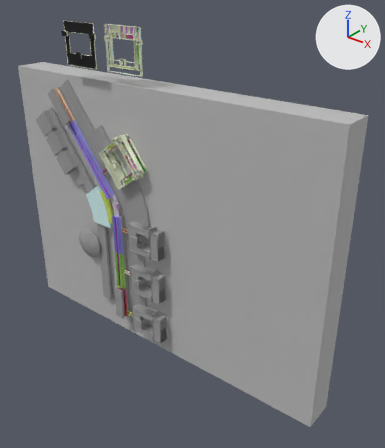
The OBJ model data/mirea_hd.obj as it was, and as the next commit left it.
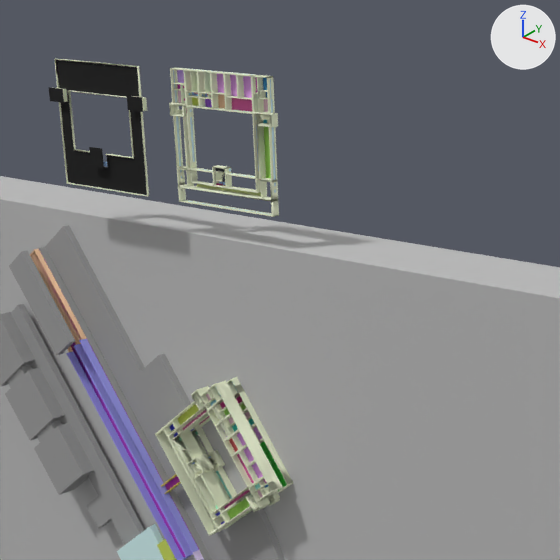
The first picture shows the older version from a 50 mm lens placed at (508.0, -535.0, 368.0), pointed at (50.0, 38.0, 13.0). The close-ups show both versions on the part from 11% to 63% of the width and 0% to 44% of the height of that picture. Every picture has the same lights, and +X, +Y and +Z are marked at upper right. Where no turn or scale is listed for an object, it has been applied to the vertices. Vertices at the same position are counted once.

Before the edit, the objects in view are built like this:
```python
ob_mirea_hd = bpy.data.objects.new('mirea_hd', me_mirea_hd)
ob_mirea_hd.location = (0.0, 0.0, 0.0)
```
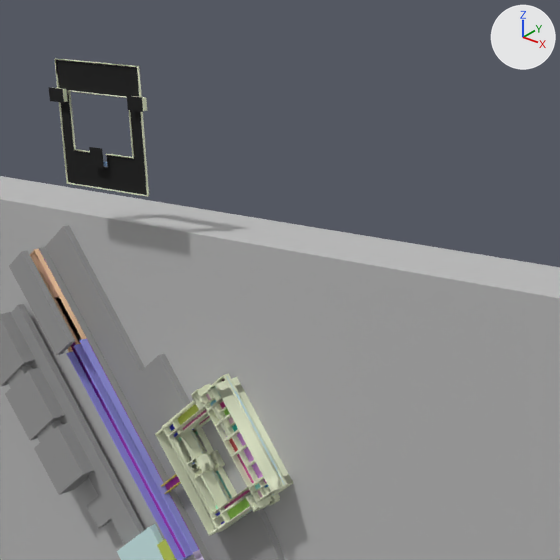
The change, as a diff of the scene's bpy script:
```diff
--- a/data/mirea_hd.obj.py
+++ b/data/mirea_hd.obj.py
@@ img_finishes_flooring_wood_parquet_1_jpg @@
+img_finishes_flooring_wood_parquet_1_jpg = load_image('Finishes.Flooring.Wood.Parquet.1.jpg', 'Finishes.Flooring.Wood.Parquet.1.jpg', 256, 256, 'sRGB')
@@ img_simple_stone_mtl_granite_bump_jpg @@
+img_simple_stone_mtl_granite_bump_jpg = load_image('Simple_Stone_Mtl_Granite_bump.jpg', 'Simple_Stone_Mtl_Granite_bump.jpg', 1024, 1024, 'sRGB')
@@ mat_linoleum @@
+mat_linoleum = principled_material('Linoleum')
+mat_linoleum.texture = img_finishes_flooring_wood_parquet_1_jpg
+mat_linoleum.roughness = 0.842
@@ mat_material__3 @@
+mat_material__3 = principled_material('Material__3')
+mat_material__3.texture = img_simple_stone_mtl_granite_bump_jpg
+mat_material__3.roughness = 0.842
@@ me_mirea_hd @@
 # used by ob_mirea_hd; location = (0.0, 0.0, 0.0)
-me_mirea_hd.from_pydata(...)  # 12682 vertices, 11864 faces; spans x -292.0..293.0, y -20.0..50.0, z -217.0..297.0
+me_mirea_hd.from_pydata(...)  # 14825 vertices, 26547 faces; spans x -292.0..293.0, y -20.0..50.0, z -217.0..297.0
+# me_mirea_hd part 1: 468 loose pieces with 7000 vertices, spanning x -73.0..-4.0, y -5.0..0.0, z 233.0..296.0, are deleted
+# me_mirea_hd part 2: 30 vertices moved within x -121.0..-11.0, y -8.0..0.0, z 0.0..139.0; 9143 vertices added at x -92.0..-3.0, y -9.0..-4.0, z 60.0..150.0
 me_mirea_hd.materials.append(mat_wire_086086086)
@@ me_mirea_hd @@
 me_mirea_hd.materials.append(mat_wire_141007058)
-me_mirea_hd.materials.append(mat_material__4)
 me_mirea_hd.materials.append(mat_wire_088144225)
@@ me_mirea_hd @@
 me_mirea_hd.materials.append(mat_wire_000000000)
+me_mirea_hd.materials.append(mat_material__3)  # picture img_simple_stone_mtl_granite_bump_jpg
+me_mirea_hd.materials.append(mat_linoleum)  # picture img_finishes_flooring_wood_parquet_1_jpg
```

Pixel boxes [x1, y1, x2, y2] of what changed, in the close-ups (560 x 560 px):
part 1 of me_mirea_hd, deleted
    before: [169, 67, 279, 217]
part 2 of me_mirea_hd, built on
    before: [217, 469, 233, 498]
    after: [162, 373, 293, 533]
